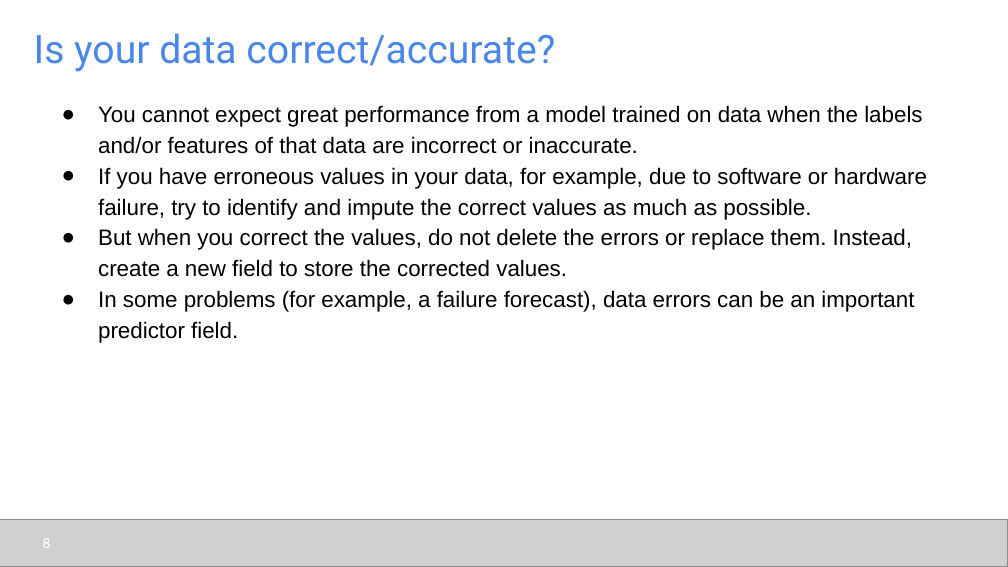
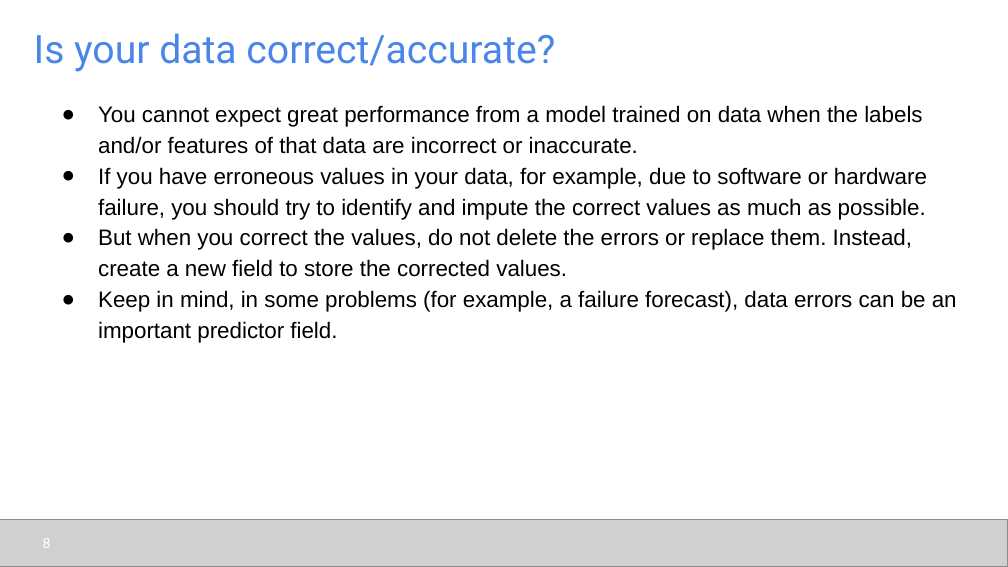
Before and after one commit to udel-cbcb/al_ml_workshop, a slide deck: slide 8 of Day_2/Lectures/Day_2_Lecture_2_Data_Readiness_for_AI_ML_CheckList.pptx. Drawn at 1008x567 pixels with LibreOffice and Linux fonts; fonts in the diff are those of the drawing; grey boxes stand for pictures. Boxes give left, top, right and bottom in pixels: in the first picture for what was removed or moved away, otherwise in the second. Text is boxed around its words. In the diff, an @@ line names an element or a change of style, - is before the commit and + after.

```diff
--- a/Day_2/Lectures/Day_2_Lecture_2_Data_Readiness_for_AI_ML_CheckList.pptx
+++ b/Day_2/Lectures/Day_2_Lecture_2_Data_Readiness_for_AI_ML_CheckList.pptx
@@ text at bbox=[98, 167, 927, 220]: text changed @@
-● If you have erroneous values in your data, for example, due to software or hardware failure, try to identify and impute the correct values as much as possible.
+● If you have erroneous values in your data, for example, due to software or hardware failure, you should try to identify and impute the correct values as much as possible.
@@ text at bbox=[98, 290, 957, 343]: text changed @@
-● In some problems (for example, a failure forecast), data errors can be an important predictor field.
+● Keep in mind, in some problems (for example, a failure forecast), data errors can be an important predictor field.
```
Also in this commit, not shown: 13 other slides changed, 2 slides removed, 9 other files.
